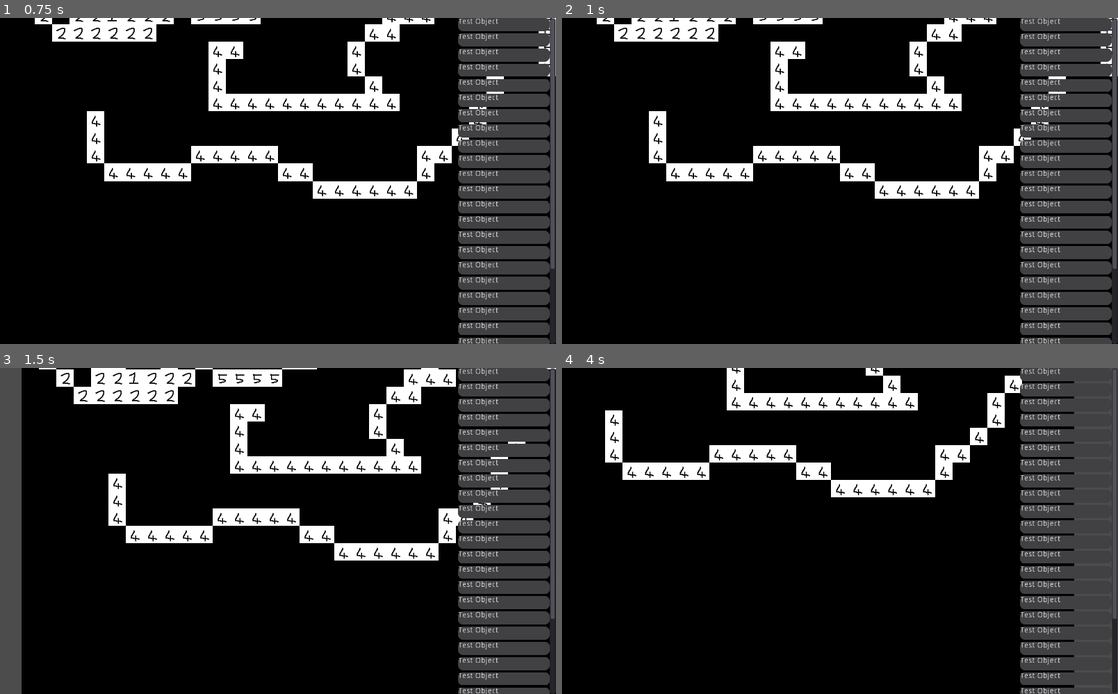
Above: before the commit, frames 1-4 (two rows, left to right).
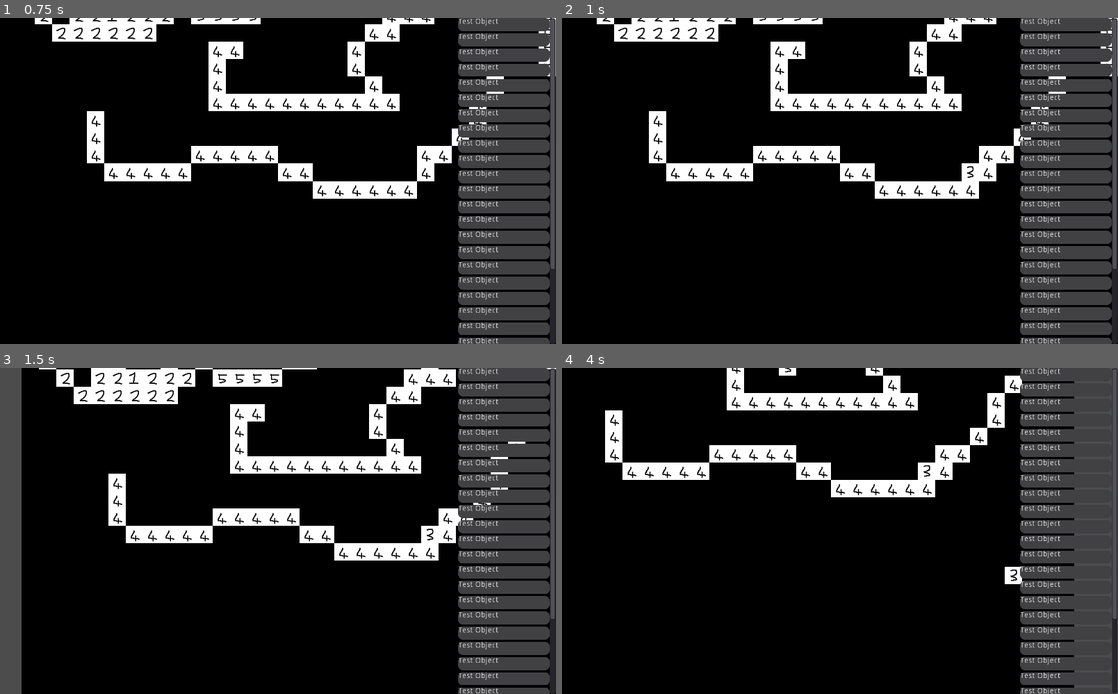
Above: after the commit, the same moments.

Repository: danielcannell/blockson
Game: Godot game, scene res://Splash.tscn
Two runs of this game, one before a commit and one after it. Both use one fixed random seed, a clock stepped at 60 frames per second and the inputs below.
Inputs (mouse positions are in pixels of both pictures, inside the frame that each line leads up to):
- Up to frame 1 (0.75 s): tap Enter at 0.5 s; move the mouse to (400, 164) at 0.52 s; click (400, 164) at 0.67 s
- Up to frame 2 (1 s): no input
- Up to frame 3 (1.5 s): tap Space at 1.25 s; drag from (166, 547) to (250, 596) at 1.27 s
- Up to frame 4 (4 s): tap Enter at 2, 3.5 s; move the mouse to (895, 459) at 2.02 s; click (895, 459) at 2.17 s; tap Space at 2.75 s; drag from (812, 596) to (673, 482) at 2.77 s; move the mouse to (1006, 579) at 3.52 s; click (1006, 579) at 3.67 s

Frame 1 is identical in both runs. In frame 2, 0.2% of the frame differs, in the area x 71-75%, y 44-51%; in frame 3, 0.2%; in frame 4, 0.4%, in the area x 39-83%, y 0-67%.
Error before the commit: Invalid get index 'position' (on base: 'InputEventKey'). (res://Playfield/Playfield.gd:21)
Error after the commit: Invalid get index 'position' (on base: 'InputEventKey'). (res://Playfield/Playfield.gd:31)

Commit message:
Set map size in config

Diff:
--- a/Config.gd
+++ b/Config.gd
@@ -4,6 +4,8 @@
 const MIN_ZOOM = 0.1
 const ZOOM_SPEED = 0.1
 const DRAG_DEADZONE = 10
+const MAP_WIDTH = 32
+const MAP_HEIGHT = 32
 
 const MACHINES = {
     "BasicMiner": preload("res://Machines/BasicMiner.gd"),
--- a/Playfield/Playfield.gd
+++ b/Playfield/Playfield.gd
@@ -4,11 +4,21 @@
 signal balance_changed
 
 onready var tilemap = find_node("TileMap")
+onready var background = find_node("Background")
 
 var balance = 0
 
 var machines = []
 var tiles = {}
+
+
+func _ready():
+    var tx = tilemap.get_cell_size().x
+    var ty = tilemap.get_cell_size().y
+    var mapsize = Vector2(Config.MAP_WIDTH * tx, Config.MAP_HEIGHT * ty)
+    background.set_size(mapsize)
+    background.set_position(-mapsize / 2)
+    tilemap.set_position(-mapsize / 2)
 
 
 func get_tile_coord(viewport_pos):
@@ -22,10 +32,12 @@
 
     if event is InputEventMouseButton:
         if not event.is_pressed():
-            print("release")
-            # Place or select building
+            if tilepos.x >= 0 and tilepos.y >= 0 and tilepos.x < Config.MAP_WIDTH and tilepos.y < Config.MAP_HEIGHT:
+                # Place or select building
+                tilemap.set_cell(tilepos.x, tilepos.y, 2)
     elif event is InputEventMouseMotion:
-        #print("mouse motion at: ", event.position)
+        # Render rect on screen?
+        #print("mouse motion at: ", tilepos)
         pass
 
 
--- a/Playfield/Playfield.tscn
+++ b/Playfield/Playfield.tscn
@@ -9,7 +9,7 @@
 current = true
 script = ExtResource( 1 )
 
-[node name="ColorRect" type="ColorRect" parent="."]
+[node name="Background" type="ColorRect" parent="."]
 margin_left = -512.0
 margin_top = -512.0
 margin_right = 512.0
